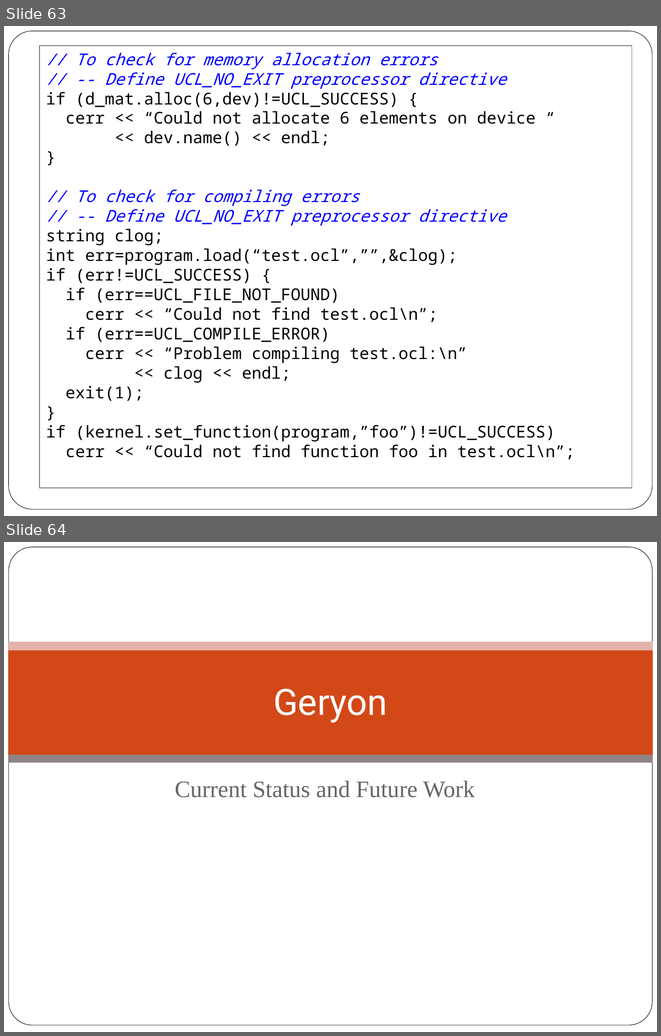
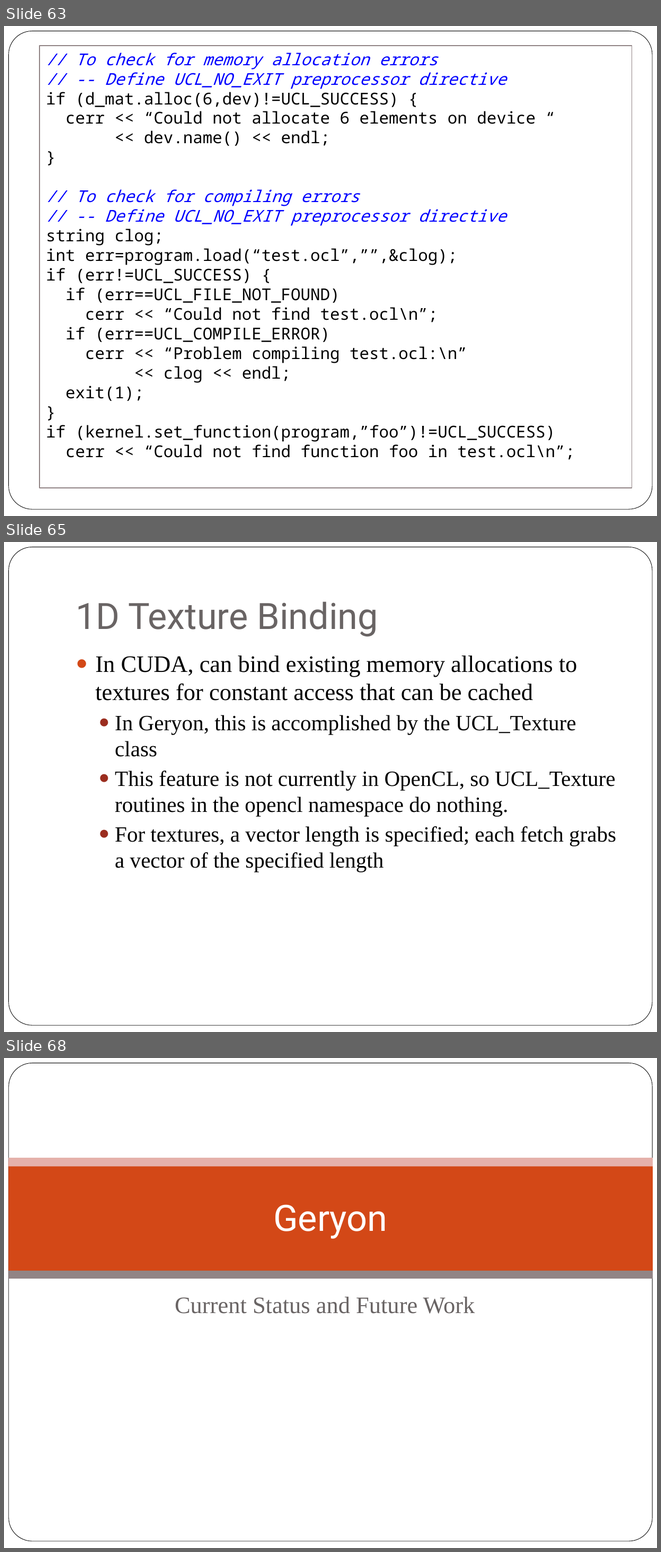
Before and after one commit to scicomp/geryon, a slide deck: geryon.pptx. Shown one above the other, each under a label of ours: slides 63 and 64 before the commit, slides 63, 65 and 68 after it; the slides between them are not shown. The pictures are 661x1036 and 661x1552 pixels, drawn with LibreOffice and Linux fonts; fonts in the diff are those of the drawing; background and template pictures are left out. Boxes give left, top, right and bottom in pixels: in the first picture for what was removed or moved away, otherwise in the second. Text is boxed around its words. In the diff, an @@ line names an element or a change of style, - is before the commit and + after.

```diff
--- a/geryon.pptx
+++ b/geryon.pptx
@@ slide 65 added at box(4, 542, 657, 1032), background #FFFFFF; not listed: 1 template element that a slide beside it also shows @@
@@ title added at box(76, 601, 378, 636), 40 pt, text #696464 @@
+1D Texture Binding
@@ text added at box(95, 655, 616, 872), 24 pt, text #000000 @@
+● In CUDA, can bind existing memory allocations to textures for constant access that can be cached
+  ● In Geryon, this is accomplished by the UCL_Texture class
+  ● This feature is not currently in OpenCL, so UCL_Texture routines in the opencl namespace do nothing.
+  ● For textures, a vector length is specified; each fetch grabs a vector of the specified length
@@ what was slide 64 is now slide 68 @@
```
Also in this commit, not shown: 1 slide changed, 3 other slides added, 5 other files.
